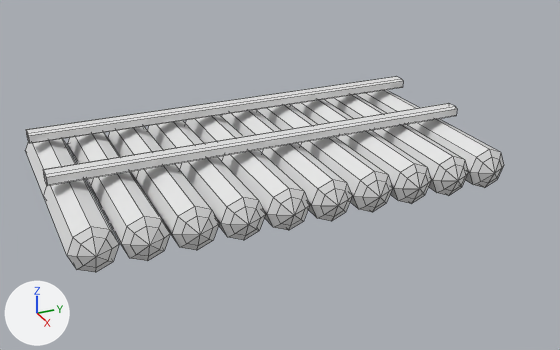
Before and after pictures for a commit that changed the Blender file muro _de_madeira.blend.
Camera for both pictures: a 50 mm lens placed at (32.2, -4.1, 14.9), pointed at (2.2, 9.4, 0.0). The lights are fixed; the arrows at lower left show +X, +Y and +Z. Mesh edges are drawn as thin lines.
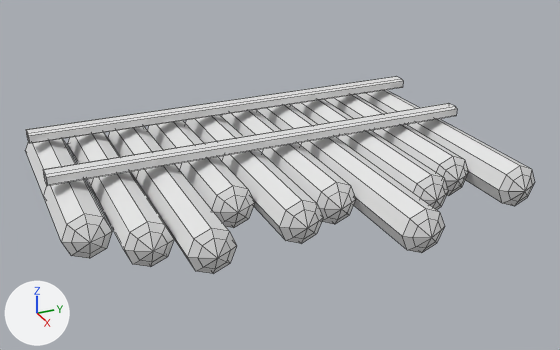
Boxes [x1, y1, x2, y2] around the edits, measured in the pictures (560 x 350 px; the box of a moved part takes in the faces that stretch with it):
'Cylinder', reshaped (6% wider): before [25, 90, 504, 272]; after [25, 90, 535, 273]
part 1 of me_cylinder, moved or reshaped: before [59, 130, 504, 272]; after [59, 130, 535, 273]

What changed in the scene script:
```text
Change me_cylinder:
    used by ob_cylinder; location = (0.0, 0.0, 0.0); rotation_euler = (0.0, 1.571, 0.0), in degrees (0, 90, 0)
    remove me_cylinder.from_pydata(...)  # 420 vertices, 480 faces; spans x -1.0..1.0, y -1.0..19.5, z -6.2..6.2
    add me_cylinder.from_pydata(...)  # 420 vertices, 480 faces; spans x -1.0..1.0, y -1.0..19.5, z -6.2..10.1
    me_cylinder part 1: 153 of 420 vertices moved; they spanned x -1.0..1.0, y -1.0..19.5, z 5.6..6.2 and now span x -1.0..1.0, y -1.0..19.5, z 4.5..10.1; mean shift (0.0, 0.0, 1.0); largest move (0.5, 12.8, 5.8) -> (0.5, 12.8, 9.8)
```
